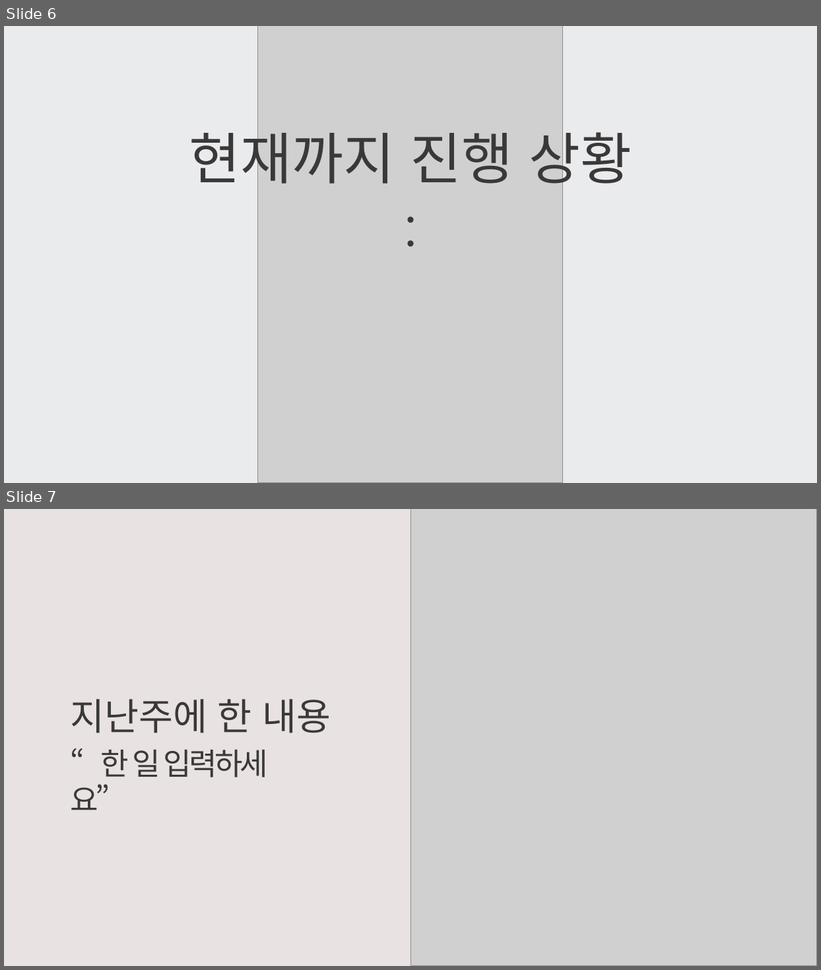
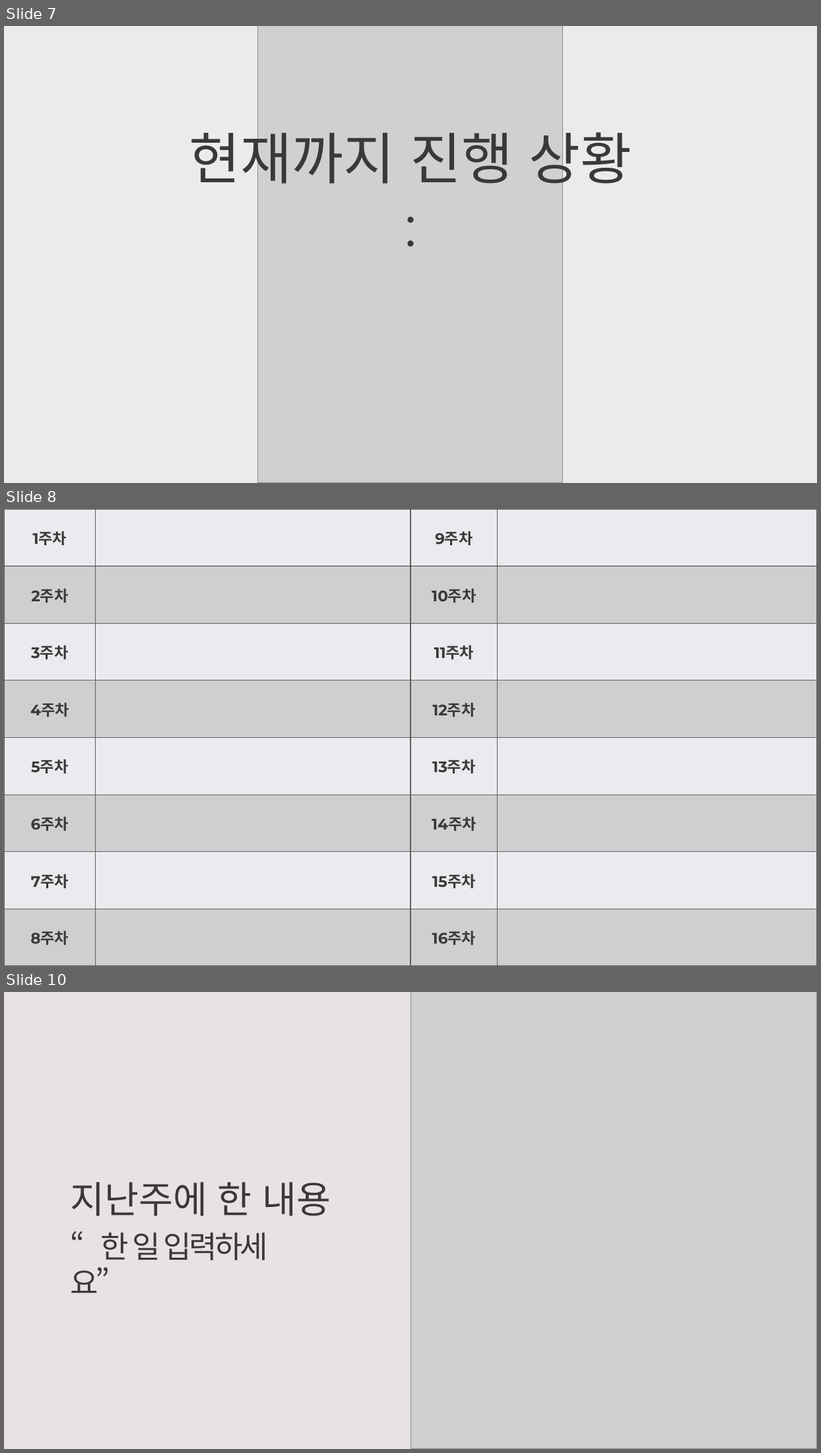
Before and after one commit to weaknessHero/Project_AvatarS, a slide deck: 발표자료/PPT.pptx. Shown one above the other, each under a label of ours: slides 6 and 7 before the commit, slides 7, 8 and 10 after it; the slides between them are not shown. The pictures are 821x970 and 821x1453 pixels, drawn with LibreOffice and Linux fonts; fonts in the diff are those of the drawing; grey boxes stand for pictures. Boxes give left, top, right and bottom in pixels: in the first picture for what was removed or moved away, otherwise in the second. Text is boxed around its words. In the diff, an @@ line names an element or a change of style, - is before the commit and + after.

```diff
--- a/발표자료/PPT.pptx
+++ b/발표자료/PPT.pptx
@@ slide 8 added at (4, 509, 817, 966), background #EAEBEE @@
@@ table added at (4, 509, 817, 966), 8 rows, 4 columns @@
+1주차 |  | 9주차 | 
+2주차 |  | 10주차 | 
+3주차 |  | 11주차 | 
+4주차 |  | 12주차 | 
+5주차 |  | 13주차 | 
+6주차 |  | 14주차 | 
+7주차 |  | 15주차 | 
+8주차 |  | 16주차 | 
@@ what was slide 6 is now slide 7 @@
@@ what was slide 7 is now slide 10 @@
```
Also in this commit, not shown: 2 other slides added, 1 other file.
